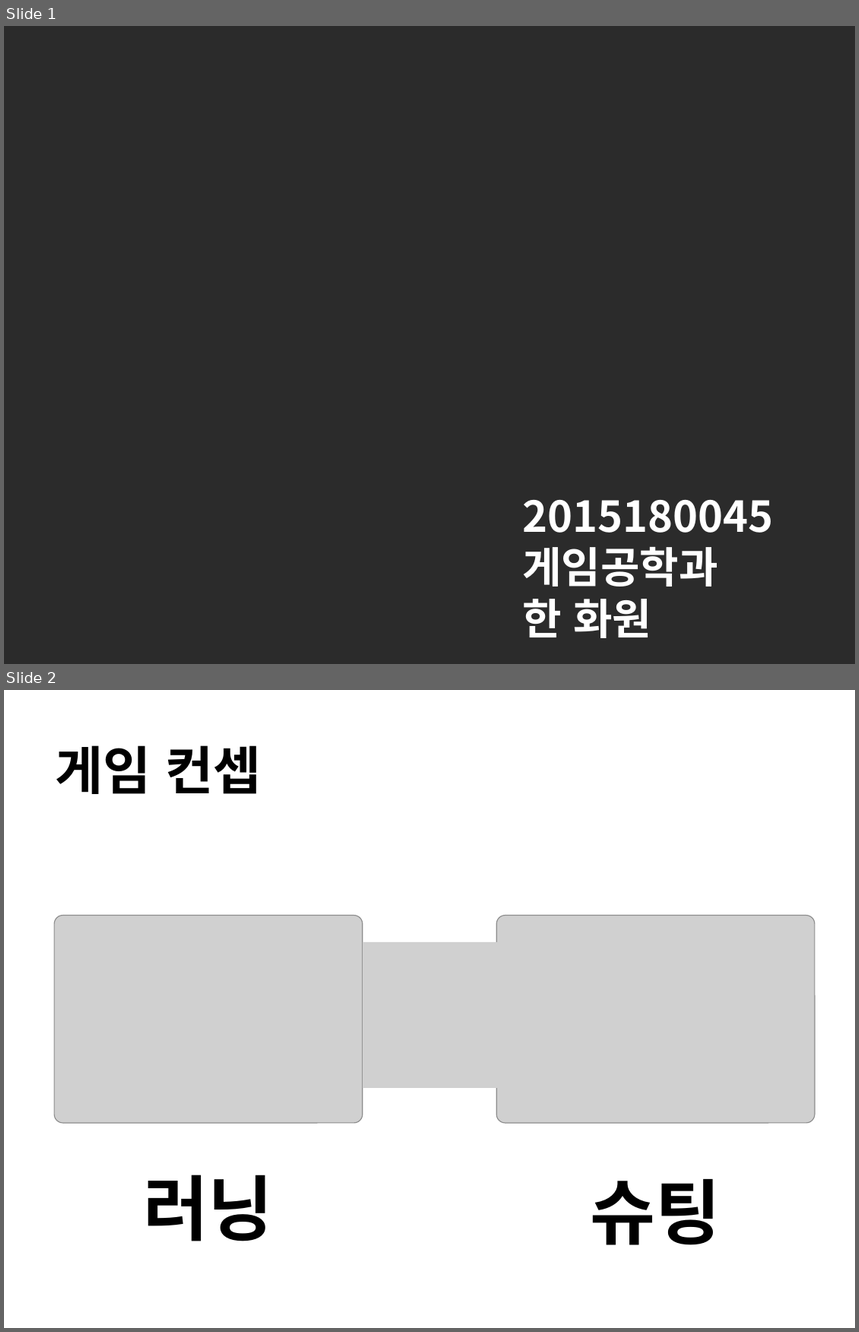
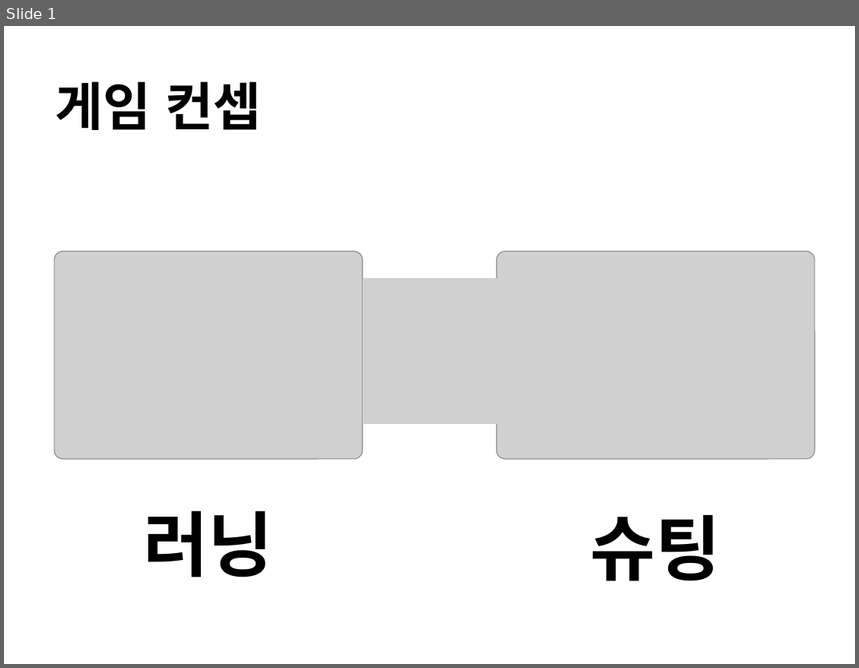
Before and after one commit to hwawonhan/2dgp, a slide deck: ppt/project_2.pptx. Shown one above the other, each under a label of ours: slides 1 and 2 before the commit, slide 1 after it. The pictures are 859x1332 and 859x668 pixels, drawn with LibreOffice and Linux fonts; fonts in the diff are those of the drawing; grey boxes stand for pictures; background and template pictures are left out; a plain dark background stands for a picture behind light text. Boxes give left, top, right and bottom in pixels: in the first picture for what was removed or moved away, otherwise in the second. Text is boxed around its words. In the diff, an @@ line names an element or a change of style, - is before the commit and + after.

```diff
--- a/ppt/project_2.pptx
+++ b/ppt/project_2.pptx
@@ slide 1 removed at (x1=4, y1=26, x2=855, y2=664), background picture (left out) @@
@@ text removed at (x1=522, y1=500, x2=773, y2=639) @@
-2015180045
-게임공학과
-한 화원
@@ what was slide 2 is now slide 1 @@
```
Also in this commit, not shown: 1 other slide removed, 1 other file.
